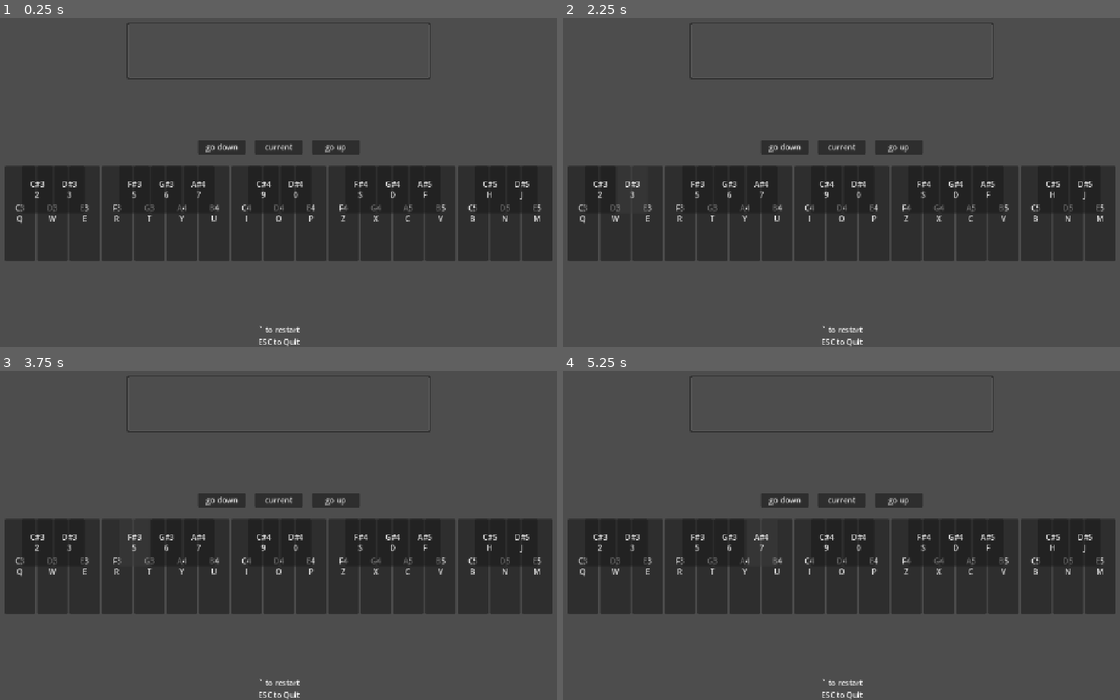
Above: before the commit, frames 1-4 (two rows, left to right).
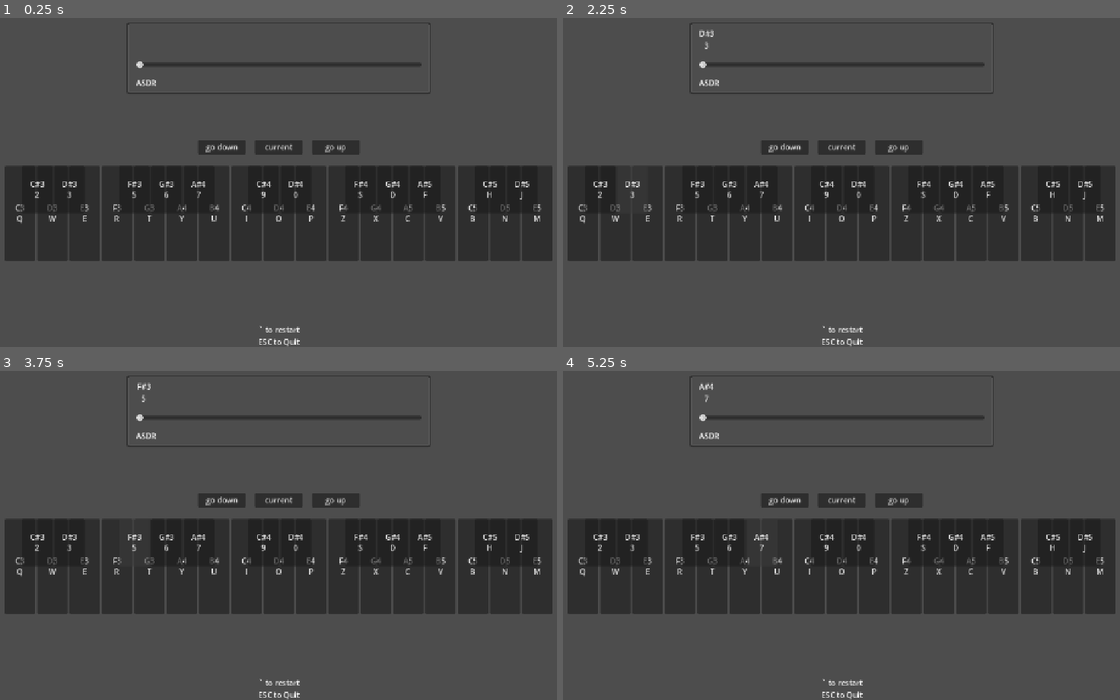
Above: after the commit, the same moments.

Repository: BaconEggsRL/GDSynth
Game: Godot game, scene res://main.tscn
The game is run twice, just before and just after one commit, with the same random seed, the same clock (stepped at 60 frames per second) and the same inputs.
Inputs:
- Up to frame 1 (0.25 s): no input
- Up to frame 2 (2.25 s): click "C3 Q" at 0.5 s; click "D3 W" at 1.25 s; click "E3 E" at 2 s
- Up to frame 3 (3.75 s): click "F3 R" at 2.75 s; click "G3 T" at 3.5 s
- Up to frame 4 (5.25 s): click "A4 Y" at 4.25 s; click "B4 U" at 5 s

The runs differ from the first frame. In frame 1, 0.9% of the frame differs, in the area x 22-78%, y 13-24%; in frame 2, 1.0%, in the area x 22-78%, y 3-24%; in frame 3, 1.0%; in frame 4, 1.0%.

Commit message:
asds

Diff:
--- a/main.gd
+++ b/main.gd
@@ -1,7 +1,7 @@
 extends Node
 
 const mix_rate:float = 11025.0
-@export_range (100, mix_rate, 1) var fade_samples = mix_rate
+@export_range (100, mix_rate*2, 1) var fade_samples = mix_rate
 
 
 @export var down:Button
@@ -37,6 +37,13 @@
 # var piano_button_group:ButtonGroup = PianoButton.PIANO_BUTTON_GROUP
 const PIANO_BUTTON_GROUP = "piano_button"
 var piano_buttons:Array
+
+
+
+func _on_piano_button_pressed(btn:PianoButton) -> void:
+	print("hello")
+	note_label.text = btn.text
+
 
 
 func _ready() -> void:
@@ -55,7 +62,6 @@
 		piano_btn.mix_rate = self.mix_rate
 		piano_btn.fade_samples = self.fade_samples
 
-
 		if piano_frequencies.has(note):
 			piano_btn.freq = piano_frequencies[note]
 
@@ -68,8 +74,8 @@
 		if piano_btn.freq < 261.62 or piano_btn.freq > 1319:
 			pass
 		else:
-			# connect toggled
-			# piano_btn.toggled.connect(_on_piano_key_toggled.bind(piano_btn))
+			# connect signals
+			piano_btn.piano_button_pressed.connect(_on_piano_button_pressed)
 
 			# add child
 			if piano_btn.note.contains("#"):
@@ -102,33 +108,42 @@
 
 
 func _input(_event) -> void:
+	# process quit / restart
 	if Input.is_action_just_pressed("quit"):
 		get_tree().quit()
 	if Input.is_action_just_pressed("restart"):
 		get_tree().reload_current_scene()
 
-	#if event is InputEventKey:
-		#if white_keys.has(event.keycode) or black_keys.has(event.keycode):
-			## print(event.as_text())
-			#var note = piano_qwerty.find_key(event.keycode)
-			## print(note)
-			#var freq = piano_frequencies[note]
-			## print(freq)
-			#
-			#if event.pressed and pulse_hz != freq:
-				## play_freq(freq)
-				## note_label.text = note
-				## update piano button toggled
-				#for btn:PianoButton in piano_buttons:
-					#if btn.name == note and btn.button_pressed == false:
-						#btn.button_pressed = true
-						#btn.toggled.emit(true)
-			#else:
-				## update piano button toggled
-				#for btn:PianoButton in piano_buttons:
-					#if btn.name == note and btn.button_pressed == true:
-						#btn.button_pressed = false
-						#btn.toggled.emit(false)
+	# process key events
+	process_event(_event)
+
+
+# process piano key events
+func process_event(event) -> void:
+	if event is InputEventKey:
+		if white_keys.has(event.keycode) or black_keys.has(event.keycode):
+			# print(event.as_text())
+			var note = piano_qwerty.find_key(event.keycode)
+			# print(note)
+			var freq = piano_frequencies[note]
+			# print(freq)
+
+			if event.pressed and pulse_hz != freq:
+				# play_freq(freq)
+				# note_label.text = note
+				# update piano button toggled
+				for btn:PianoButton in piano_buttons:
+					if btn.name == note and btn.button_pressed == false:
+						# btn.button_pressed = true
+						# btn.toggled.emit(true)
+						btn.pressed.emit()
+			else:
+				# update piano button toggled
+				for btn:PianoButton in piano_buttons:
+					if btn.name == note and btn.button_pressed == true:
+						# btn.button_pressed = false
+						# btn.toggled.emit(false)
+						btn.button_up.emit()
 
 
 
--- a/main.tscn
+++ b/main.tscn
@@ -22,12 +22,13 @@
 
 [node name="main" type="Node" node_paths=PackedStringArray("down", "current", "up", "piano_black", "piano_white", "note_label", "polyphonic_player", "audio_player")]
 script = ExtResource("1_ig7tw")
+fade_samples = 22050.0
 down = NodePath("Control/VBoxContainer/quick/down")
 current = NodePath("Control/VBoxContainer/quick/current")
 up = NodePath("Control/VBoxContainer/quick/up")
 piano_black = NodePath("Control/VBoxContainer/VBoxContainer/piano_black")
 piano_white = NodePath("Control/VBoxContainer/VBoxContainer/piano_white")
-note_label = NodePath("Control/StatsPanel/MarginContainer/HBoxContainer/NoteLabel")
+note_label = NodePath("Control/StatsPanel/MarginContainer/VBoxContainer/HBoxContainer/NoteLabel")
 polyphonic_player = NodePath("PolyphonicPlayer")
 audio_player = NodePath("AudioStreamPlayer")
 
@@ -115,7 +116,7 @@
 anchor_bottom = 0.05
 offset_left = -320.0
 offset_right = 320.0
-offset_bottom = 120.0
+offset_bottom = 151.0
 grow_horizontal = 2
 theme_override_styles/panel = SubResource("StyleBoxFlat_0xm2m")
 
@@ -131,12 +132,28 @@
 theme_override_constants/margin_right = 20
 theme_override_constants/margin_bottom = 10
 
-[node name="HBoxContainer" type="HBoxContainer" parent="Control/StatsPanel/MarginContainer"]
+[node name="VBoxContainer" type="VBoxContainer" parent="Control/StatsPanel/MarginContainer"]
+layout_mode = 2
+theme_override_constants/separation = 20
+alignment = 1
+
+[node name="HBoxContainer" type="HBoxContainer" parent="Control/StatsPanel/MarginContainer/VBoxContainer"]
 layout_mode = 2
 
-[node name="NoteLabel" type="Label" parent="Control/StatsPanel/MarginContainer/HBoxContainer"]
+[node name="NoteLabel" type="Label" parent="Control/StatsPanel/MarginContainer/VBoxContainer/HBoxContainer"]
+custom_minimum_size = Vector2(32, 50)
 layout_mode = 2
-text = "E3"
+text = "C3
+Q"
+horizontal_alignment = 1
+vertical_alignment = 1
+
+[node name="HSlider" type="HSlider" parent="Control/StatsPanel/MarginContainer/VBoxContainer"]
+layout_mode = 2
+
+[node name="Label" type="Label" parent="Control/StatsPanel/MarginContainer/VBoxContainer"]
+layout_mode = 2
+text = "ASDR"
 
 [connection signal="pressed" from="Control/VBoxContainer/quick/down" to="." method="_on_down_pressed"]
 [connection signal="pressed" from="Control/VBoxContainer/quick/current" to="." method="_on_current_pressed"]
--- a/piano_button.gd
+++ b/piano_button.gd
@@ -26,6 +26,8 @@
 
 var is_hovering:bool = false
 const PIANO_BUTTON_GROUP = "piano_button"
+
+signal piano_button_pressed
 
 
 func create_audio_player() -> AudioStreamPlayer:
@@ -84,6 +86,7 @@
 	print("down, %s" % self.name)
 	self.button_pressed = true
 	play_freq()
+	piano_button_pressed.emit(self)
 
 func _on_piano_button_up() -> void:
 	print("up, %s" % self.name)
